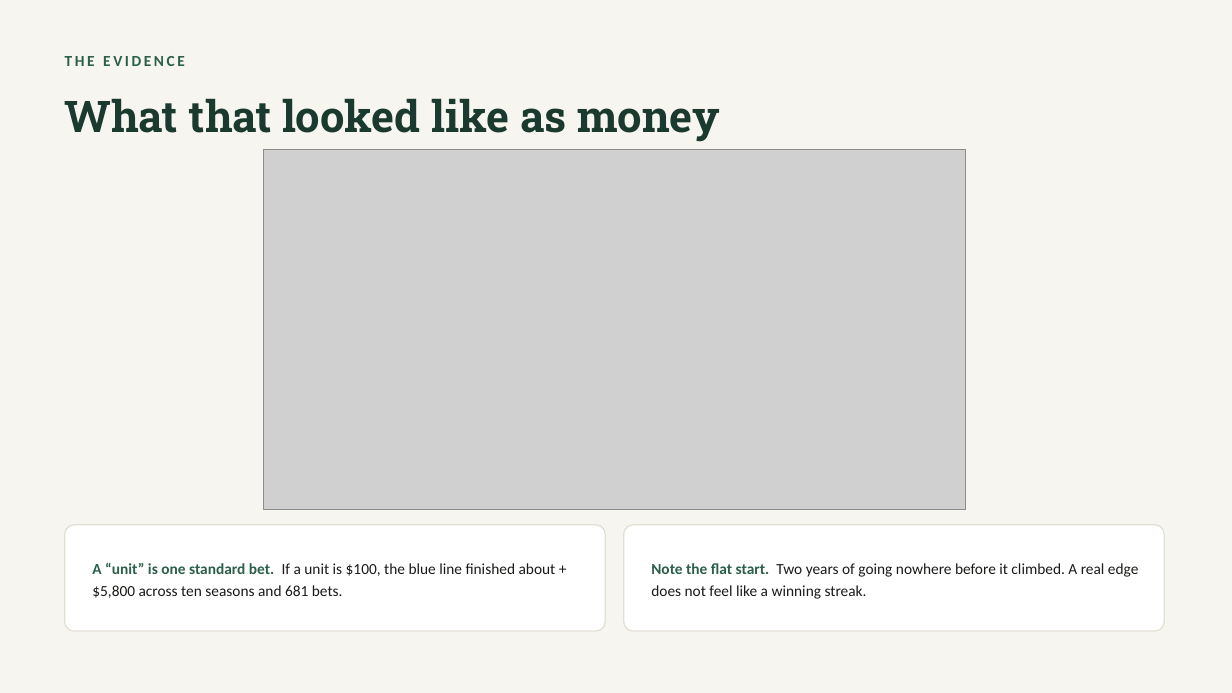
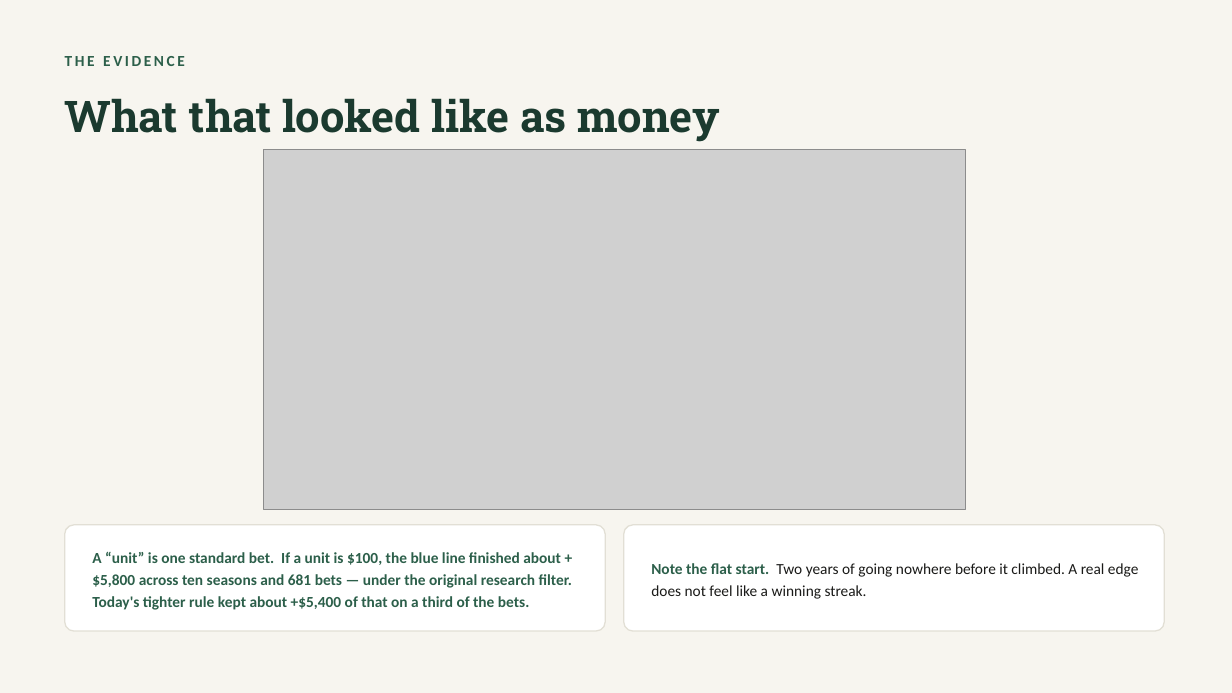
Before and after one commit to bmckelvey11/over-zero, a slide deck: slide 11 of docs/floor-bias-strategy.pptx. Drawn at 1232x693 pixels with LibreOffice and Linux fonts; fonts in the diff are those of the drawing; grey boxes stand for pictures. Boxes give left, top, right and bottom in pixels: in the first picture for what was removed or moved away, otherwise in the second. Text is boxed around its words. In the diff, an @@ line names an element or a change of style, - is before the commit and + after.

```diff
--- a/docs/floor-bias-strategy.pptx
+++ b/docs/floor-bias-strategy.pptx
@@ text at (92,552,572,610): text changed; text colour #1A1A18 to #2C5F4A; bold on @@
-A “unit” is one standard bet. If a unit is $100, the blue line finished about +$5,800 across ten seasons and 681 bets.
+A “unit” is one standard bet. If a unit is $100, the blue line finished about +$5,800 across ten seasons and 681 bets — under the original research filter. Today's tighter rule kept about +$5,400 of that on a third of the bets.
```
Also in this commit, not shown: 8 other slides changed, 2 other files.
